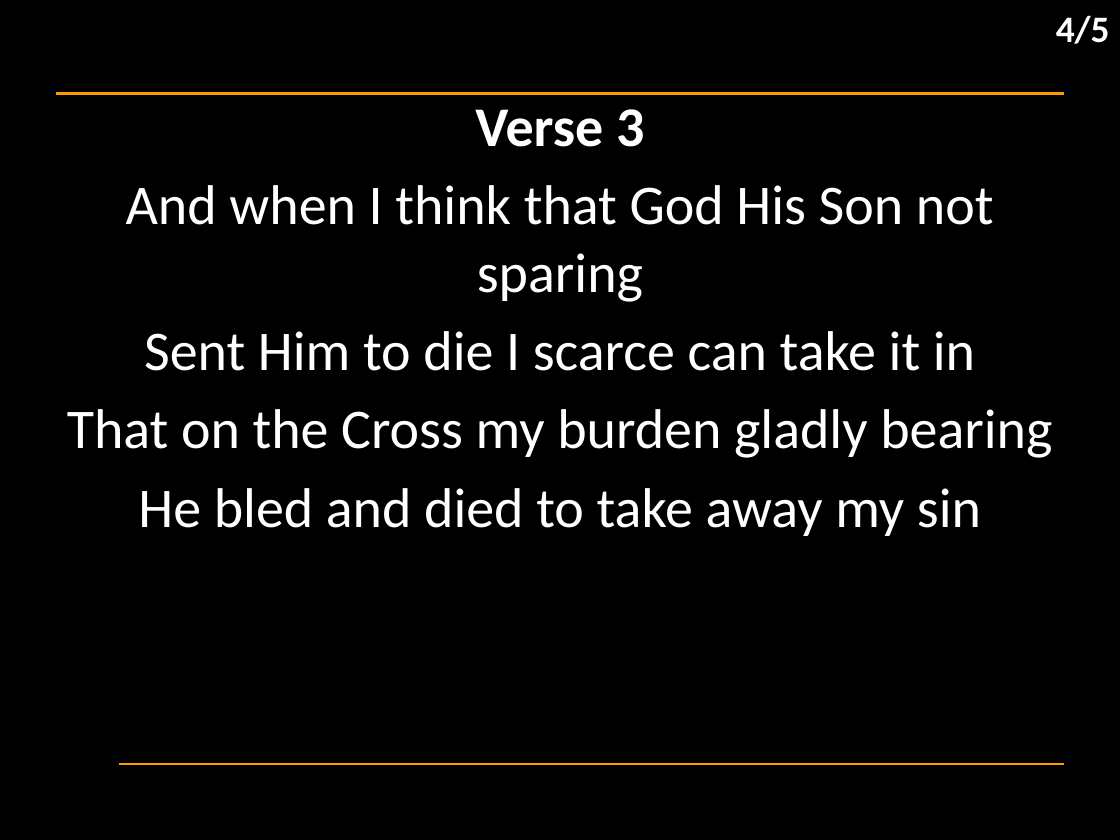
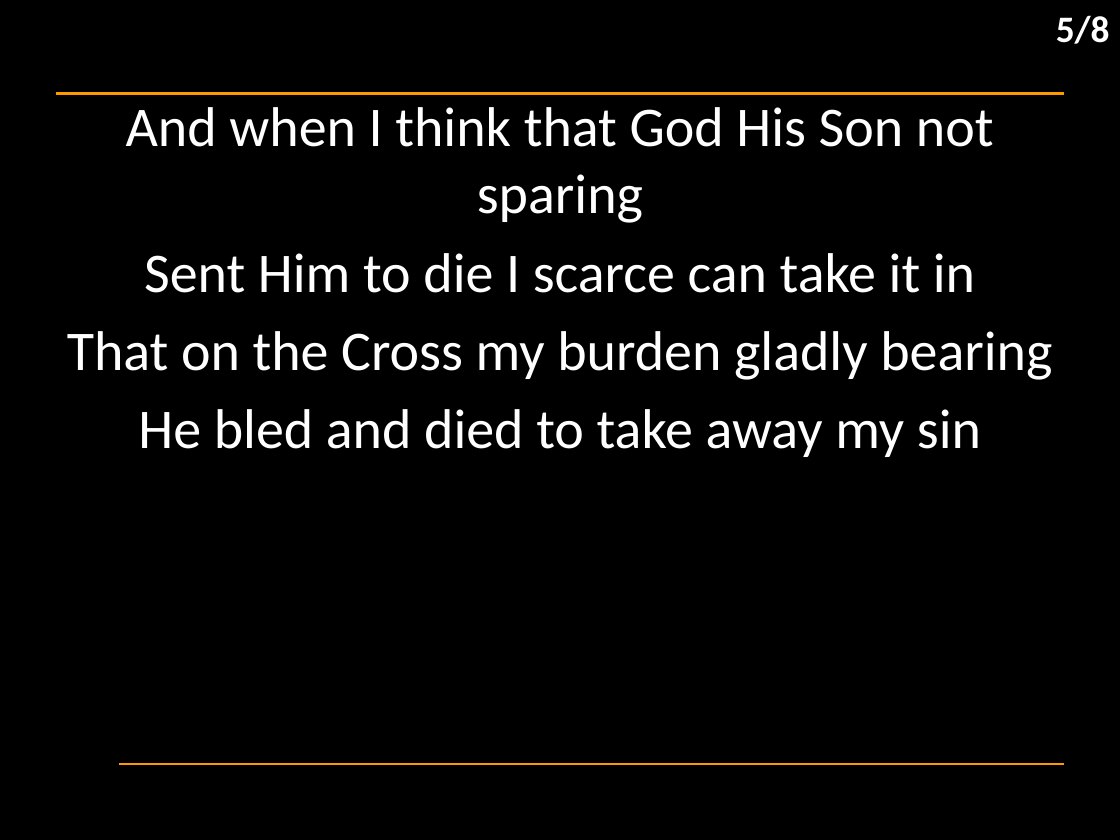
Before and after one commit to hoo-are-ya/worship, a slide deck: slide 6 of docs/songs/how great thou art.pptx (slide 5 before the commit). Drawn at 1120x840 pixels with LibreOffice and Linux fonts; fonts in the diff are those of the drawing; background and template pictures are left out. Boxes give left, top, right and bottom in pixels: in the first picture for what was removed or moved away, otherwise in the second. Text is boxed around its words. In the diff, an @@ line names an element or a change of style, - is before the commit and + after.

```diff
--- a/docs/songs/how great thou art.pptx
+++ b/docs/songs/how great thou art.pptx
@@ text at (1056, 15, 1110, 44): text changed @@
-4/5
+5/8
@@ subtitle at (475, 109, 644, 147): paragraph removed @@
-Verse 3
```
Also in this commit, not shown: 4 other slides changed, 3 slides added, 4 other files.
